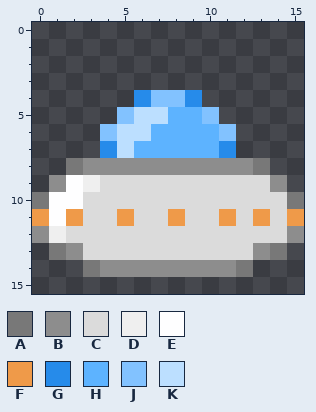
Edited in one commit: pixel-art file (Graphics/Sprites/UFO.ase). Above is the file before it was changed.
16x16 pixels, 1 frame. Colours within 5 levels of each other are drawn and written as one.
Palette (. is transparent): A #787878  B #8d8d8d  C #dbdbdb  D #efefef  E #fefeff  F #ef9a49  G #268bea  H #5db3ff  J #82c2ff  K #bcdfff
After the commit:
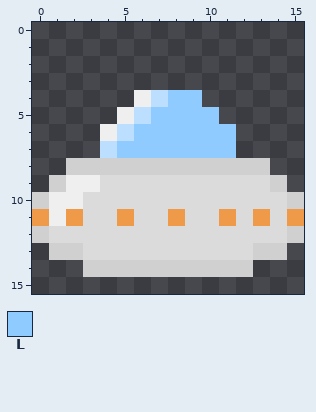
Colours new in this view: L #90cbff
What changed:
Colour B changes from #8d8d8d to #d0d0d0.
Colour A becomes colour B in row 8 at x 2 and 13; in row 10 at x 0 and 15; in row 13 at x 1 and 14; in row 14 at x 3 and 12.
Colour D becomes colour C in row 12 at x 1.
Colour E becomes colour D in row 9 at x 2; in row 10 at x 1 to 2; in row 11 at x 1.
Colour G becomes colour D in row 4 at x 6.
Colour J becomes colour D in row 5 at x 5; in row 6 at x 4.
Colour G becomes colour K in row 7 at x 4.
Colour J becomes colour K in row 4 at x 7.
Colour G becomes colour L in row 4 at x 9; in row 7 at x 11.
Colour H becomes colour L in row 5 at x 8 to 9; in row 6 at x 7 to 10; in row 7 at x 6 to 10.
Colour J becomes colour L in row 4 at x 8; in row 5 at x 10; in row 6 at x 11.
Colour K becomes colour L in row 5 at x 7; in row 6 at x 6; in row 7 at x 5.
